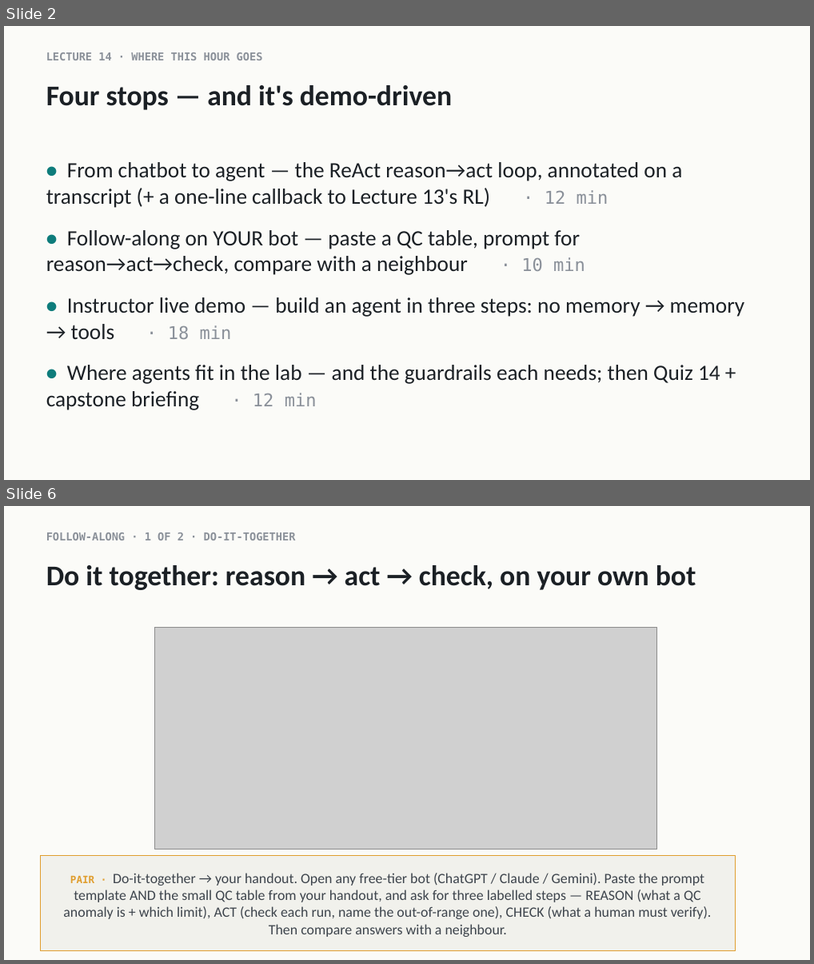
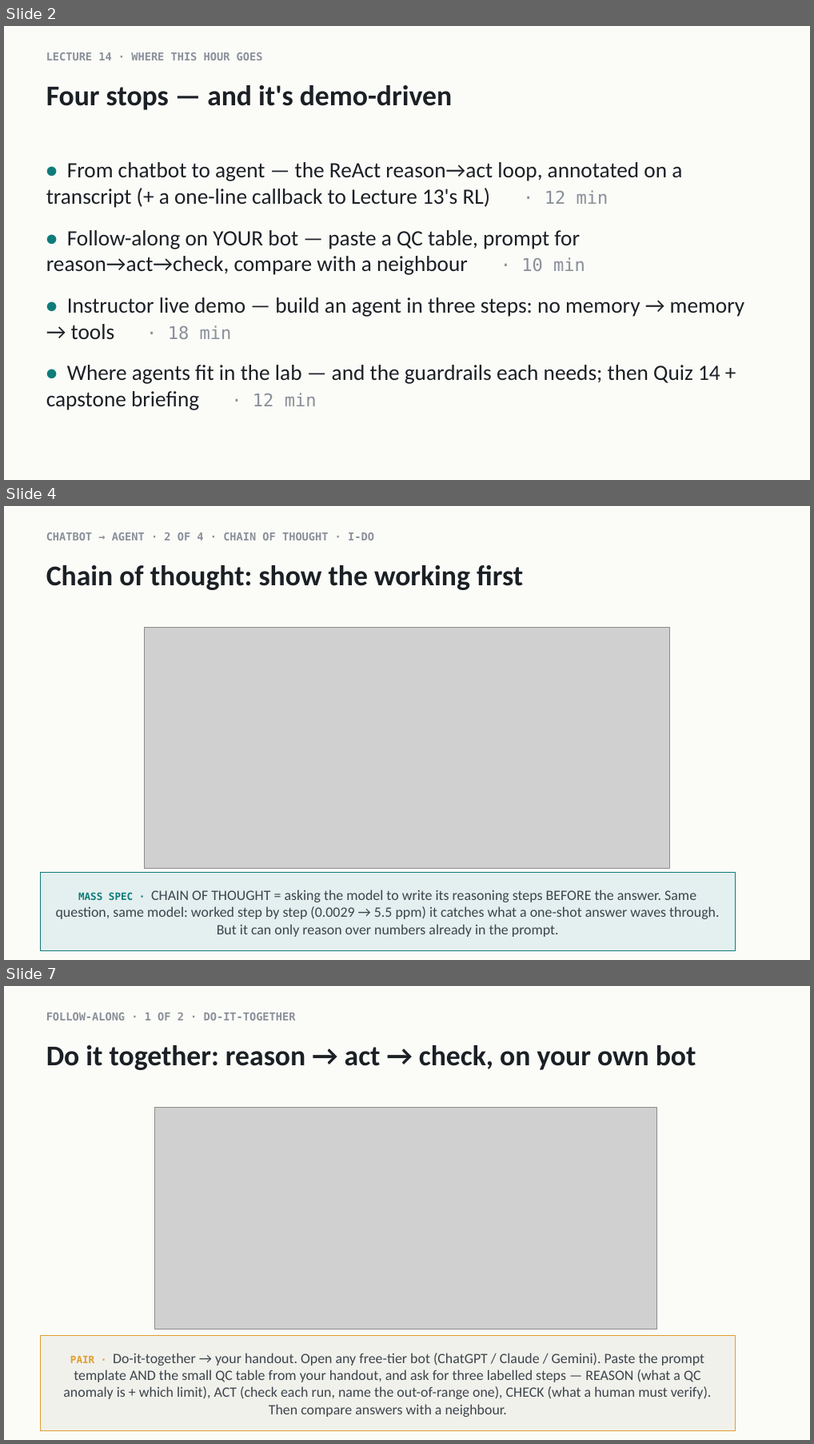
Before and after one commit to indigobio/msacl_dl_course, a slide deck: slides/pptx/lecture14_agents.pptx. Shown one above the other, each under a label of ours: slides 2 and 6 before the commit, slides 2, 4 and 7 after it; the slides between them are not shown. The pictures are 814x964 and 814x1444 pixels, drawn with LibreOffice and Linux fonts; fonts in the diff are those of the drawing; grey boxes stand for pictures. Boxes give left, top, right and bottom in pixels: in the first picture for what was removed or moved away, otherwise in the second. Text is boxed around its words. In the diff, an @@ line names an element or a change of style, - is before the commit and + after.

```diff
--- a/slides/pptx/lecture14_agents.pptx
+++ b/slides/pptx/lecture14_agents.pptx
@@ slide 4 added at (4,506,810,960), background #FBFBF8 @@
@@ text added at (46,532,374,540), 13 pt, text #8A9099, bold @@
+CHATBOT → AGENT · 2 OF 4 · CHAIN OF THOUGHT · I-DO
@@ text added at (46,565,523,590), 34 pt, text #1B2025, bold @@
+Chain of thought: show the working first
@@ picture added at (144,627,670,868) @@
@@ rectangle added at (40,872,736,951), fill #E3F0EF, outline #0E7C7B 1 pt, 17 pt, text #3D444C @@
+MASS SPEC · CHAIN OF THOUGHT = asking the model to write its reasoning steps BEFORE the answer. Same question, same model: worked step by step (0.0029 → 5.5 ppm) it catches what a one-shot answer waves through. But it can only reason over numbers already in the prompt.
@@ what was slide 6 is now slide 7 @@
```
Also in this commit, not shown: 3 slides changed, 3 other files.
